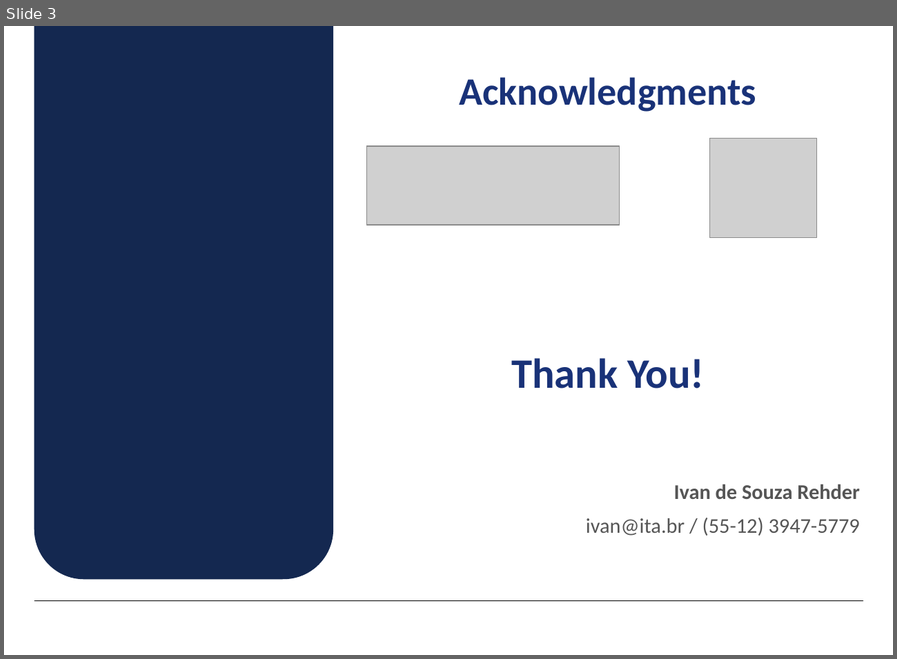
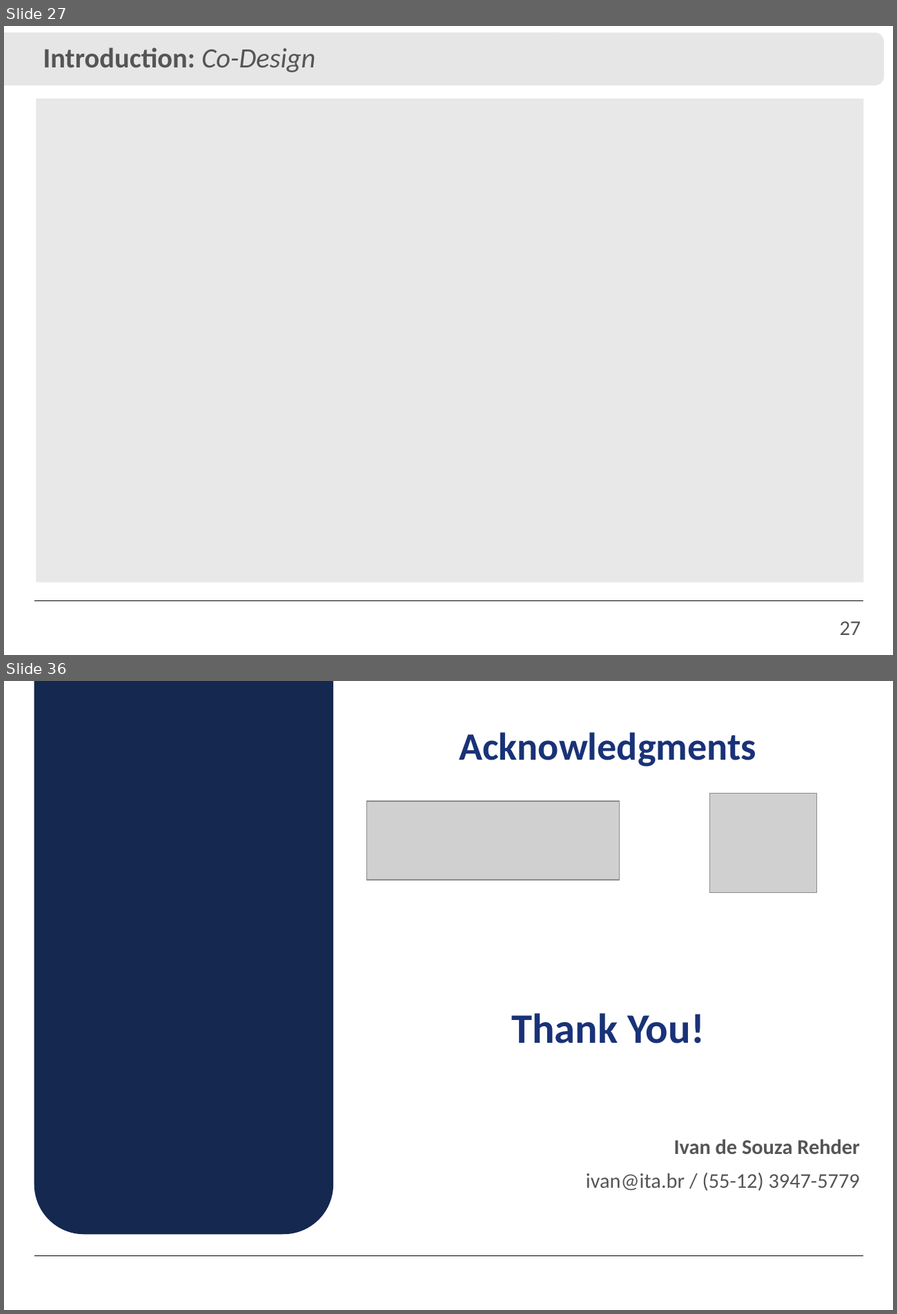
Before and after one commit to IvanRehder/Dissertacao, a slide deck: Apresentação/Apresentação.pptx. Shown one above the other, each under a label of ours: slide 3 before the commit, slides 27 and 36 after it; the slides between them are not shown. The pictures are 897x659 and 897x1314 pixels, drawn with LibreOffice and Linux fonts; fonts in the diff are those of the drawing; grey boxes stand for pictures; background and template pictures are left out. Boxes give left, top, right and bottom in pixels: in the first picture for what was removed or moved away, otherwise in the second. Text is boxed around its words. In the diff, an @@ line names an element or a change of style, - is before the commit and + after.

```diff
--- a/Apresentação/Apresentação.pptx
+++ b/Apresentação/Apresentação.pptx
@@ slide 27 added at [4, 26, 893, 655], background #FFFFFF; not listed: 1 template element that a slide beside it also shows @@
@@ rounded rectangle added at [4, 33, 884, 85], fill #E6E6E6 @@
@@ text added at [43, 47, 315, 72], 24 pt, text #555555, bold @@
+Introduction: Co-Design
@@ rectangle added at [36, 99, 864, 582], fill #D2D2D2 at 50% opacity @@
@@ page number added at [840, 621, 861, 635], 18 pt, text #555555 @@
+27
@@ what was slide 3 is now slide 36 @@
```
Also in this commit, not shown: 1 slide changed, 34 other slides added, 1 slide removed, 28 other files.
